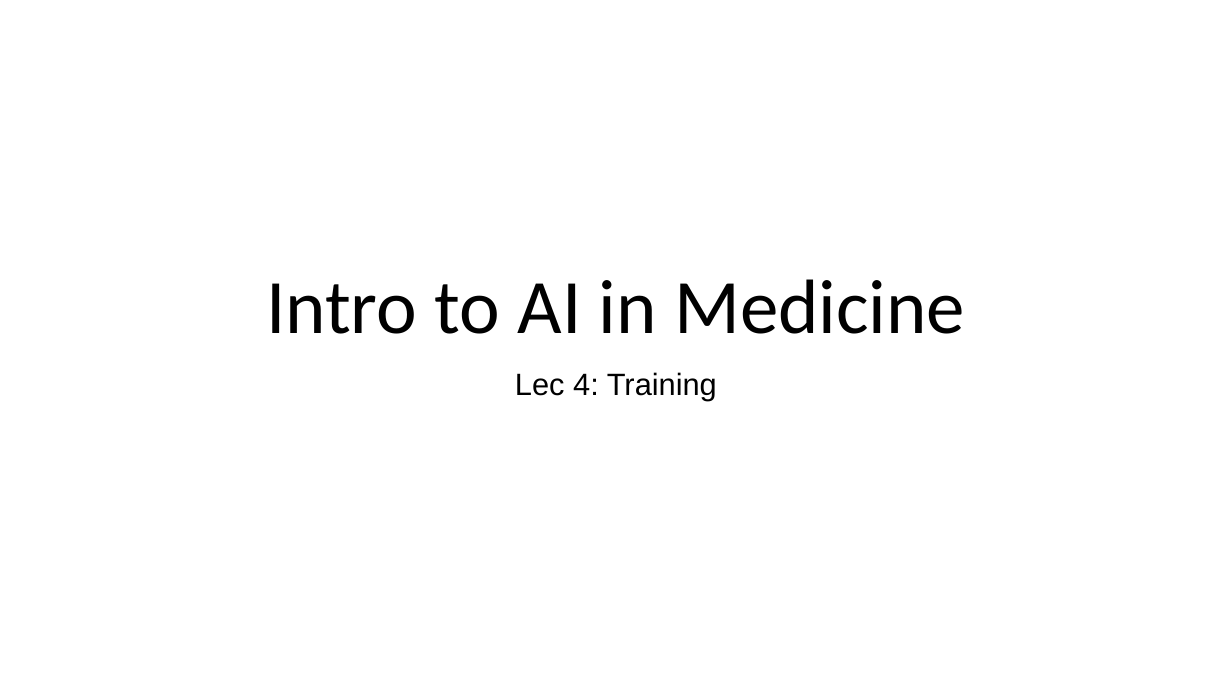
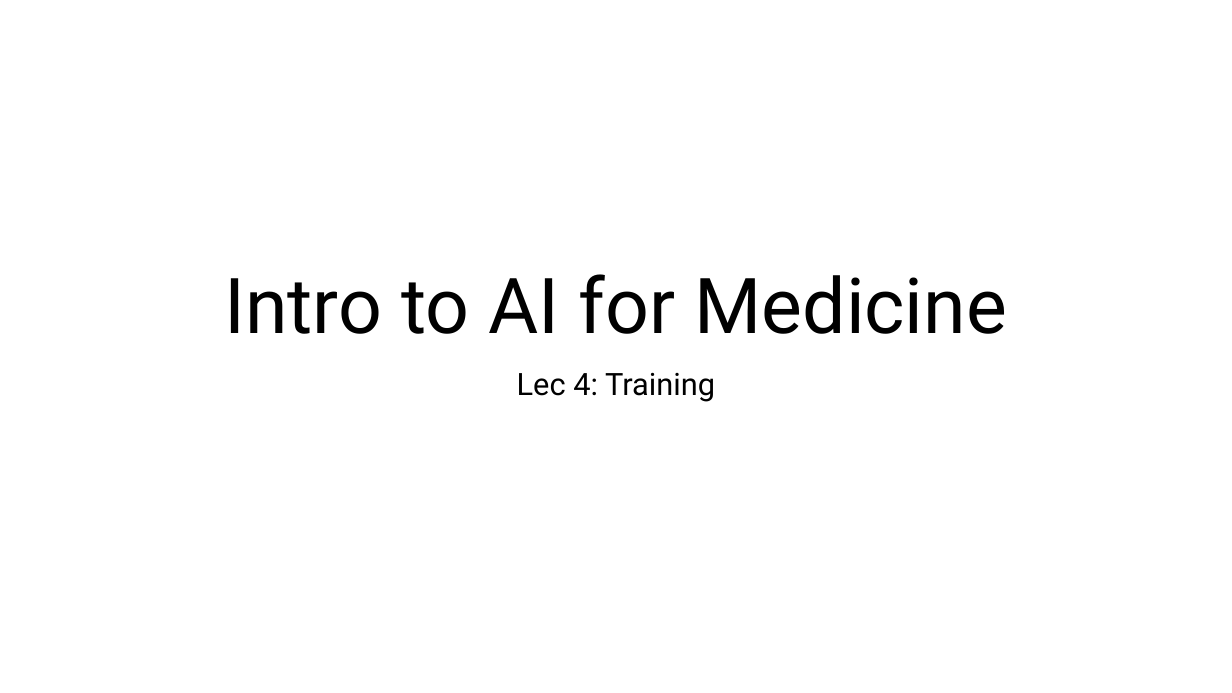
Before and after one commit to slostett/Intro_to_AI_in_Medicine_Course_Materials, a slide deck: slide 1 of Lecture Slides/Lec 4.pptx. Drawn at 1232x693 pixels with LibreOffice and Linux fonts; fonts in the diff are those of the drawing. Boxes give left, top, right and bottom in pixels: in the first picture for what was removed or moved away, otherwise in the second. Text is boxed around its words. In the diff, an @@ line names an element or a change of style, - is before the commit and + after.

```diff
--- a/Lecture Slides/Lec 4.pptx
+++ b/Lecture Slides/Lec 4.pptx
@@ title at bbox=[224, 274, 1007, 334]: text changed; font Calibri to Roboto @@
-Intro to AI in Medicine
+Intro to AI for Medicine
@@ subtitle "Lec 4: Training" at bbox=[517, 373, 715, 402]: font Arial to Roboto; more space between paragraphs @@
```
Also in this commit, not shown: 32 other slides changed, 1 slide removed, 13 other files.
